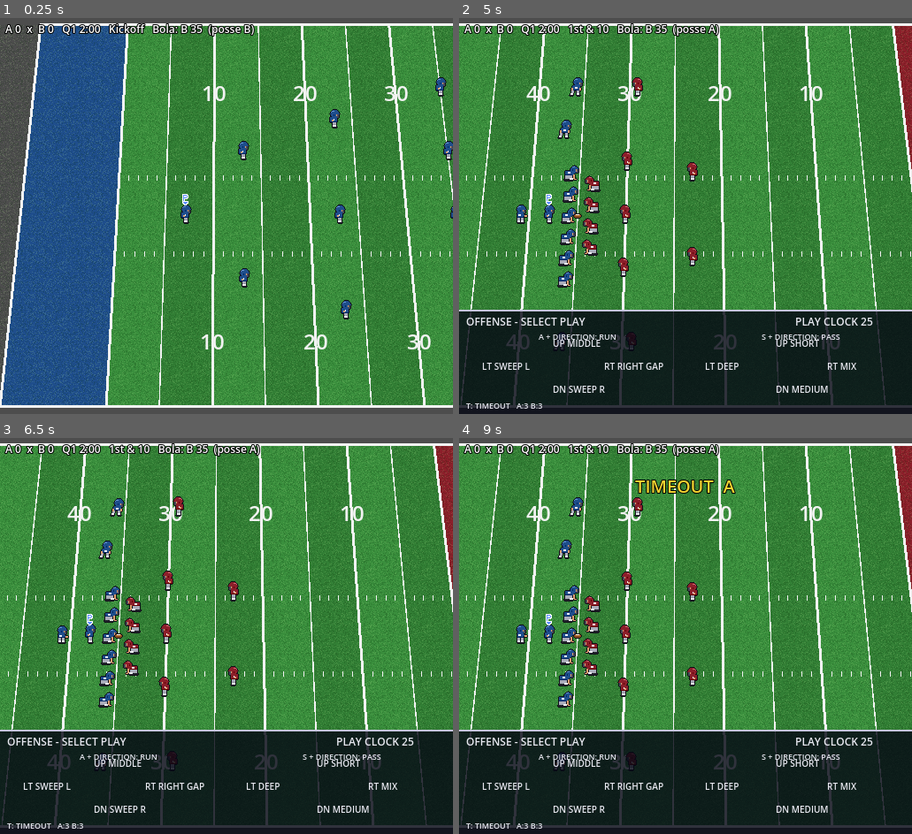
Above: before the commit, frames 1-4 (two rows, left to right).
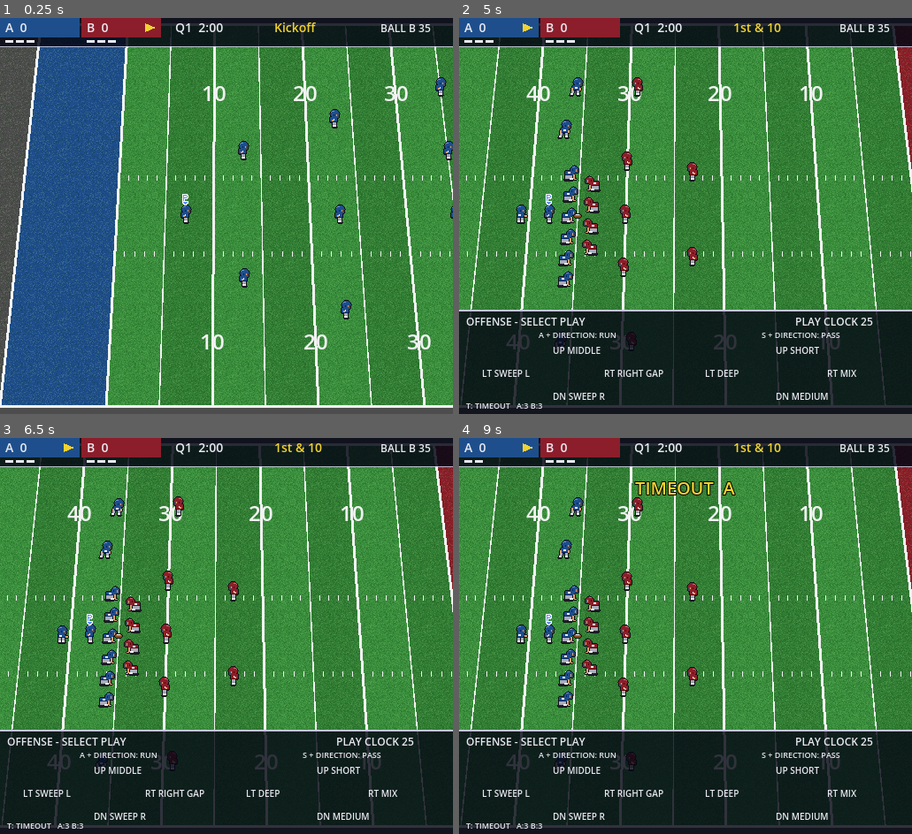
Above: after the commit, the same moments.

Repository: joaorodrigues1994/total-football
Game: Godot game, scene res://scenes/main.tscn
The game is run twice, just before and just after one commit, with the same random seed, the same clock (stepped at 60 frames per second) and the same inputs.
Inputs:
- Up to frame 1 (0.25 s): no input
- Up to frame 2 (5 s): hold Right (ui_right) 0.53-1.28 s; tap A (btn_a) at 0.6 s; hold Down (ui_down) 1.28-2.03 s; tap D (btn_d) at 1.35 s; hold Right (ui_right) 2.03-2.78 s; tap G (btn_fg) at 2.1 s; tap Enter at 2.75 s; hold Up (ui_up) 2.78-3.53 s; tap P (btn_punt) at 2.85 s; hold Left (ui_left) from 3.53 s (still down); tap S (btn_s) at 3.6 s; tap R (debug_reset) at 4.15 s; tap T (btn_timeout) at 4.35 s; tap Y (debug_swap_side) at 4.9 s
- Up to frame 3 (6.5 s): release Left (ui_left) at 5.03 s; hold Down (ui_down) 5.03-5.78 s; tap A (btn_a) at 5.1 s; tap R (debug_reset) at 5.75 s; hold Right (ui_right) from 5.78 s (still down); tap D (btn_d) at 5.85 s
- Up to frame 4 (9 s): release Right (ui_right) at 6.53 s; hold Up (ui_up) 6.53-7.28 s; tap G (btn_fg) at 6.6 s; tap R (debug_reset) at 7.25, 8.75 s; hold Right (ui_right) 7.28-8.03 s; tap P (btn_punt) at 7.35 s; hold Down (ui_down) 8.03-8.78 s; tap S (btn_s) at 8.1 s; hold Left (ui_left) from 8.78 s (still down); tap T (btn_timeout) at 8.85 s

The runs differ from the first frame. In frame 1, 7.1% of the frame differs, in the area x 0-100%, y 0-8%; in frame 2, 9.1%; in frame 3, 9.1%; in frame 4, 9.5%, in the area x 0-100%, y 0-97%.

Commit message:
Placar compacto no topo, telas de fim de quarto e fim de jogo; menu reposicionado
Co-Authored-By: Claude Sonnet 5.5 <noreply@anthropic.com>

Diff:
--- a/scripts/match/match.gd
+++ b/scripts/match/match.gd
@@ -63,7 +63,7 @@
 var scrimmage_spot := Vector2.ZERO
 
 var _controller: HumanController
-var _hud := DebugHud.new()
+var _hud := Scoreboard.new()
 var _ball: Ball
 var _anchor: Node2D
 var _qb: Player
@@ -121,6 +121,8 @@
 		return
 	if rules.tick(delta):  # quarto acabou entre jogadas
 		_show_message("END OF QUARTER")
+		if not rules.game_over:
+			_hud.show_overlay("END OF Q%d" % (rules.quarter - 1), "A %d  x  B %d" % [rules.score[0], rules.score[1]], 2.0)
 		_setup()
 		return
 	match state:
@@ -525,6 +527,8 @@
 		p.speed_scale = 1.0
 		p.shove = Vector2.ZERO
 		p.block_pose = ""
+	if events["quarter_ended"] and not events["game_over"]:
+		_hud.show_overlay("END OF Q%d" % (rules.quarter - 1), "A %d  x  B %d" % [rules.score[0], rules.score[1]], 2.0)
 	_show_message("FINAL" if events["game_over"] else banner)
 
 
--- a/scripts/ui/debug_hud.gd
+++ /dev/null
@@ -1,33 +0,0 @@
-class_name DebugHud
-extends CanvasLayer
-## HUD provisório em texto (placar, quarto, tempo, down e distância). O visual final vem na etapa de interface.
-
-var _label := Label.new()
-var _banner := Label.new()
-
-
-func _ready() -> void:
-	for l in [_label, _banner]:
-		l.add_theme_color_override("font_outline_color", Color.BLACK)
-		l.add_theme_constant_override("outline_size", 4)
-	_label.position = Vector2(6, 4)
-	_label.add_theme_font_size_override("font_size", 12)
-	_banner.position = Vector2(0, 40)
-	_banner.size = Vector2(512, 28)
-	_banner.horizontal_alignment = HORIZONTAL_ALIGNMENT_CENTER
-	_banner.add_theme_font_size_override("font_size", 20)
-	_banner.add_theme_color_override("font_color", Color("f2d230"))
-	add_child(_label)
-	add_child(_banner)
-
-
-func show_rules(rules: GameRules, banner: String) -> void:
-	var teams: Array[String] = ["A", "B"]
-	var side: String = teams[rules.possession]
-	var spot := rules.ball_on if rules.ball_on <= 50.0 else 100.0 - rules.ball_on
-	var spot_team: String = side if rules.ball_on <= 50.0 else teams[1 - rules.possession]
-	var quarter := "FINAL" if rules.game_over else "Q%d" % rules.quarter
-	_label.text = "A %d  x  B %d   %s %s   %s   Bola: %s %d  (posse %s)" % [
-		rules.score[0], rules.score[1], quarter, rules.clock_text(),
-		rules.down_and_distance(), spot_team, int(round(spot)), side]
-	_banner.text = banner
--- a/scripts/ui/play_menu.gd
+++ b/scripts/ui/play_menu.gd
@@ -5,7 +5,7 @@
 ## Só desenha; quem decide é o Match.
 
 const PANEL := Rect2(0, 330, 512, 118)
-const CENTERS := {"a": Vector2(130, 394), "s": Vector2(382, 394)}
+const CENTERS := {"a": Vector2(130, 402), "s": Vector2(382, 402)}
 const OFFSETS := {
 	"up": Vector2(-24, -22), "down": Vector2(-24, 30), "left": Vector2(-104, 4), "right": Vector2(34, 4),
 }
@@ -59,7 +59,7 @@
 		var buttons := {"a": "A", "s": "S"}
 		for group in PlayMenu.CENTERS:
 			var c: Vector2 = PlayMenu.CENTERS[group]
-			draw_string(font, Vector2(c.x - 40, 364), "%s + DIRECTION: %s" % [buttons[group], heads[group]],
+			draw_string(font, Vector2(c.x - 40, 362), "%s + DIRECTION: %s" % [buttons[group], heads[group]],
 					HORIZONTAL_ALIGNMENT_LEFT, -1, 9, PlayMenu.TEXT_COLOR)
 			for dir in PlayMenu.OFFSETS:
 				var key := "%s_%s" % [dir, group]
--- /dev/null
+++ b/scripts/ui/scoreboard.gd
@@ -0,0 +1,105 @@
+class_name Scoreboard
+extends CanvasLayer
+## Placar compacto no topo (placar, quarto, tempo, down e distância, posse, timeouts), banner de eventos
+## e telas simples de fim de quarto e fim de jogo. Só desenha; os dados vêm de GameRules.
+
+const BAR_HEIGHT := 32.0
+const TEAM_COLORS := [Color(0.12, 0.31, 0.55), Color(0.55, 0.12, 0.17)]
+const TEXT_COLOR := Color("e8e8f0")
+const ACCENT_COLOR := Color("f2d230")
+
+var _bar := _Bar.new()
+var _banner := Label.new()
+var _overlay_time := 0.0
+var _overlay_title := ""
+var _overlay_sub := ""
+
+
+func _ready() -> void:
+	layer = 4
+	add_child(_bar)
+	_banner.add_theme_color_override("font_outline_color", Color.BLACK)
+	_banner.add_theme_constant_override("outline_size", 4)
+	_banner.position = Vector2(0, 42)
+	_banner.size = Vector2(512, 28)
+	_banner.horizontal_alignment = HORIZONTAL_ALIGNMENT_CENTER
+	_banner.add_theme_font_size_override("font_size", 20)
+	_banner.add_theme_color_override("font_color", ACCENT_COLOR)
+	add_child(_banner)
+
+
+func _process(delta: float) -> void:
+	if _overlay_time > 0.0:
+		_overlay_time -= delta
+		if _overlay_time <= 0.0:
+			_bar.overlay_title = ""
+			_bar.queue_redraw()
+
+
+func show_rules(rules: GameRules, banner: String) -> void:
+	var data := {
+		"score": rules.score.duplicate(),
+		"quarter": "FINAL" if rules.game_over else "Q%d" % rules.quarter,
+		"clock": rules.clock_text(),
+		"situation": rules.down_and_distance(),
+		"possession": rules.possession,
+		"ball": _ball_text(rules),
+		"timeouts": rules.timeouts.duplicate(),
+		"game_over": rules.game_over,
+	}
+	_banner.text = banner
+	if data != _bar.data:
+		_bar.data = data
+		if rules.game_over:
+			show_overlay("FINAL", "A %d  x  B %d" % [rules.score[0], rules.score[1]], 0.0)
+		_bar.queue_redraw()
+
+
+## Tela simples sobre o campo. seconds <= 0 deixa a tela fixa (fim de jogo).
+func show_overlay(title: String, subtitle: String, seconds: float) -> void:
+	_bar.overlay_title = title
+	_bar.overlay_sub = subtitle
+	_overlay_time = seconds
+	_bar.queue_redraw()
+
+
+func _ball_text(rules: GameRules) -> String:
+	var spot := rules.ball_on if rules.ball_on <= 50.0 else 100.0 - rules.ball_on
+	var teams: Array[String] = ["A", "B"]
+	var side: String = teams[rules.possession] if rules.ball_on <= 50.0 else teams[1 - rules.possession]
+	return "%s %d" % [side, int(round(spot))]
+
+
+class _Bar extends Control:
+	var data := {}
+	var overlay_title := ""
+	var overlay_sub := ""
+
+	func _ready() -> void:
+		size = Vector2(512, 448)
+		mouse_filter = Control.MOUSE_FILTER_IGNORE
+
+	func _draw() -> void:
+		var font := ThemeDB.fallback_font
+		if not data.is_empty():
+			_draw_bar(font)
+		if overlay_title != "":
+			draw_rect(Rect2(0, 0, 512, 448), Color(0, 0, 0, 0.55))
+			draw_string(font, Vector2(0, 210), overlay_title, HORIZONTAL_ALIGNMENT_CENTER, 512, 28, Scoreboard.ACCENT_COLOR)
+			draw_string(font, Vector2(0, 240), overlay_sub, HORIZONTAL_ALIGNMENT_CENTER, 512, 16, Scoreboard.TEXT_COLOR)
+
+	func _draw_bar(font: Font) -> void:
+		draw_rect(Rect2(0, 0, 512, Scoreboard.BAR_HEIGHT), Color(0.02, 0.03, 0.08, 0.85))
+		draw_rect(Rect2(0, Scoreboard.BAR_HEIGHT, 512, 1), Color(0.85, 0.85, 0.95, 0.8))
+		var names := ["A", "B"]
+		for i in 2:
+			var x := i * 92.0
+			draw_rect(Rect2(x, 0, 90, 22), Scoreboard.TEAM_COLORS[i])
+			draw_string(font, Vector2(x + 6, 16), "%s  %d" % [names[i], data["score"][i]], HORIZONTAL_ALIGNMENT_LEFT, -1, 14, Scoreboard.TEXT_COLOR)
+			for t in data["timeouts"][i]:  # um traço por timeout restante
+				draw_rect(Rect2(x + 6 + t * 12, 25, 9, 3), Scoreboard.TEXT_COLOR)
+			if data["possession"] == i:
+				draw_colored_polygon(PackedVector2Array([Vector2(x + 72, 6), Vector2(x + 84, 11), Vector2(x + 72, 16)]), Scoreboard.ACCENT_COLOR)
+		draw_string(font, Vector2(198, 16), "%s  %s" % [data["quarter"], data["clock"]], HORIZONTAL_ALIGNMENT_LEFT, -1, 14, Scoreboard.TEXT_COLOR)
+		draw_string(font, Vector2(310, 16), data["situation"], HORIZONTAL_ALIGNMENT_LEFT, -1, 14, Scoreboard.ACCENT_COLOR)
+		draw_string(font, Vector2(430, 16), "BALL %s" % data["ball"], HORIZONTAL_ALIGNMENT_LEFT, -1, 12, Scoreboard.TEXT_COLOR)
Not shown, removed: scripts/ui/debug_hud.gd.uid
Not shown, added: scripts/ui/scoreboard.gd.uid
